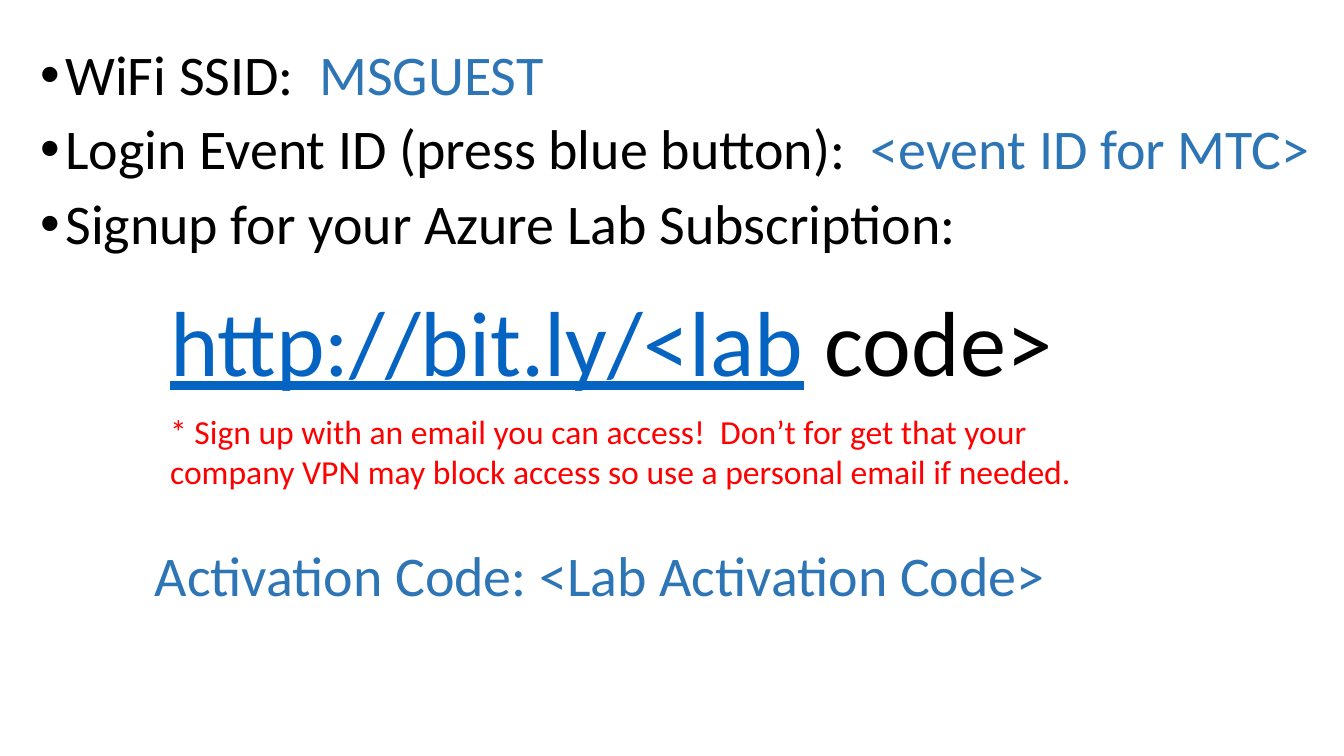
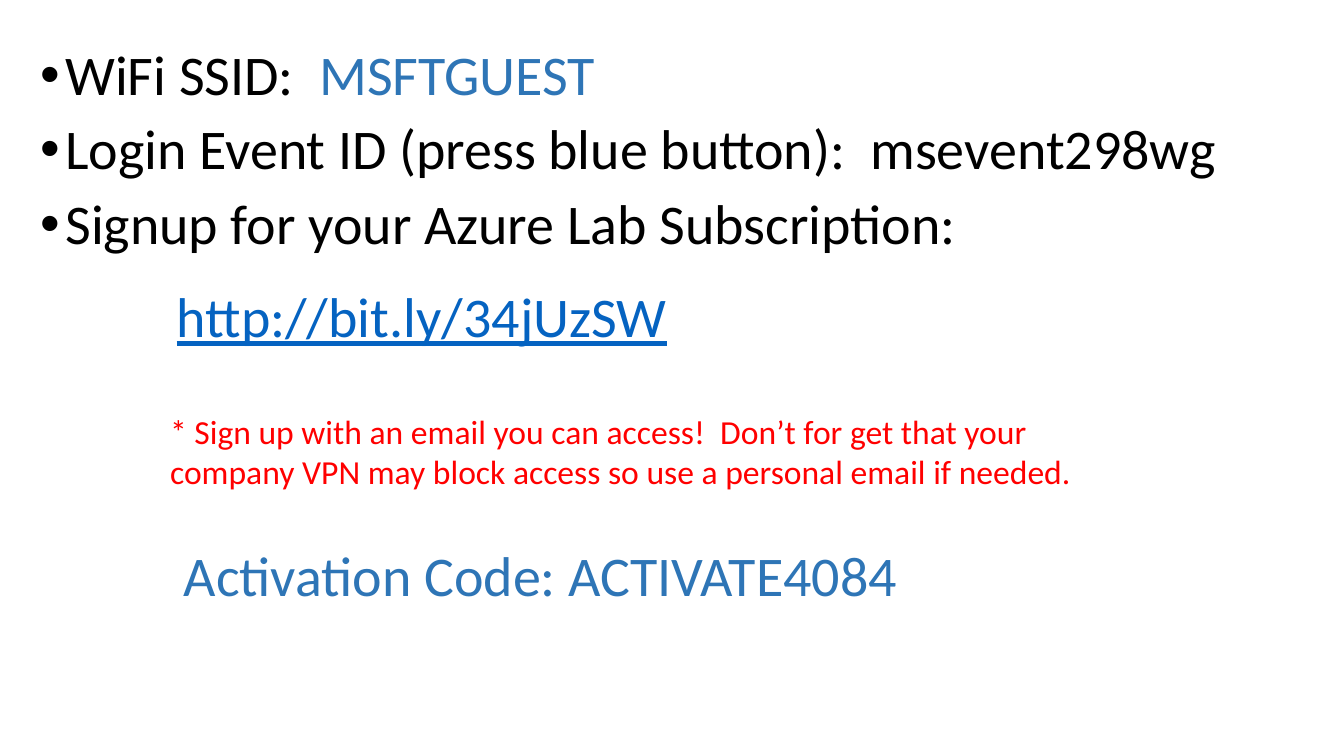
Before and after one commit to davew-msft/2019AzureMigrateYourApps, a slide deck: slide 1 of Presentations/AzureLabSetup.pptx. Drawn at 1344x756 pixels with LibreOffice and Linux fonts; fonts in the diff are those of the drawing. Boxes give left, top, right and bottom in pixels: in the first picture for what was removed or moved away, otherwise in the second. Text is boxed around its words. In the diff, an @@ line names an element or a change of style, - is before the commit and + after.

Commit message:
upd

```diff
--- a/Presentations/AzureLabSetup.pptx
+++ b/Presentations/AzureLabSetup.pptx
@@ text at box(65, 56, 1215, 179): text changed @@
-• WiFi SSID: MSGUEST
-• Login Event ID (press blue button): <event ID for MTC>
+• WiFi SSID: MSFTGUEST
+• Login Event ID (press blue button): msevent298wg
@@ text at box(177, 298, 667, 347): text changed; size 66 to 40 pt @@
-http://bit.ly/<lab code>
+http://bit.ly/34jUzSW
@@ text at box(184, 557, 896, 597): text changed @@
-Activation Code: <Lab Activation Code>
+Activation Code: ACTIVATE4084
```
